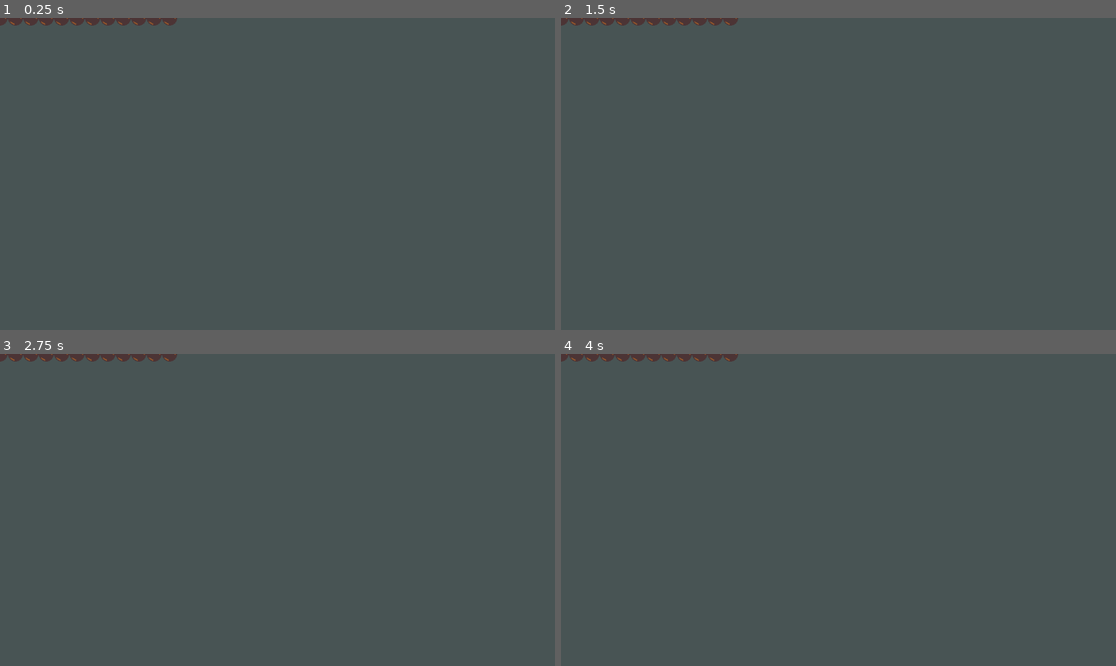
Above: before the commit, frames 1-4 (two rows, left to right).
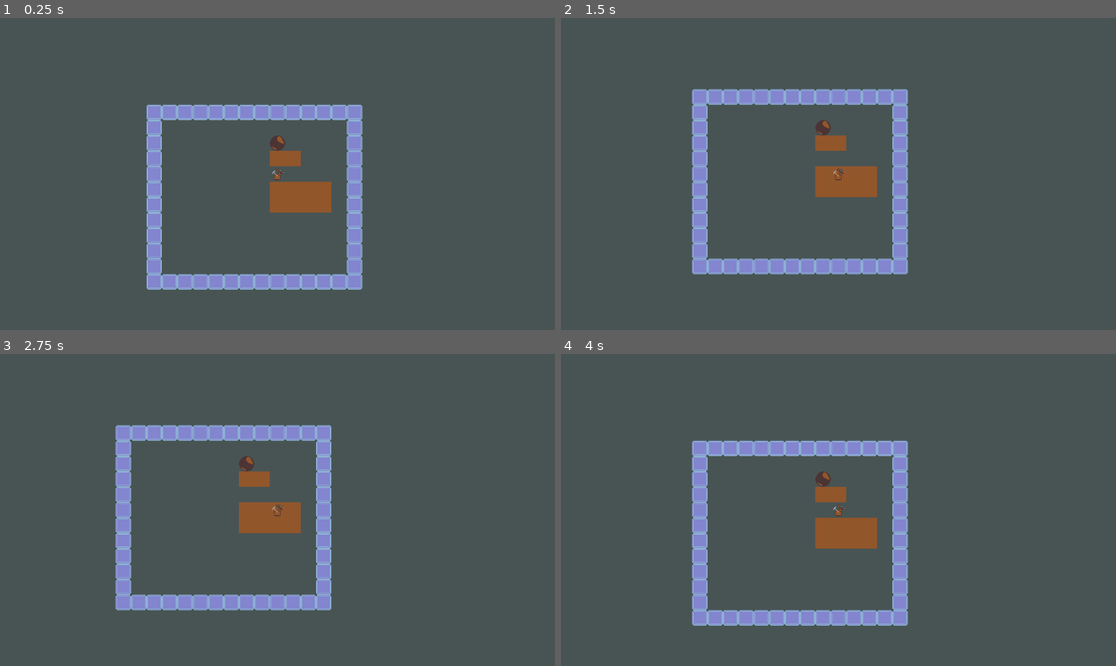
Above: after the commit, the same moments.

Repository: Zoey31/NGJ2024
Game: Godot game, scene res://scenes/test_scene.tscn
Same seed, same stepped clock (60 frames per second), same inputs: the game is played once before the commit and once after it. This scene is started directly instead of the project's main scene.
Inputs:
- Up to frame 1 (0.25 s): no input
- Up to frame 2 (1.5 s): tap Enter at 0.5 s; hold D (right) 0.53-1.28 s; tap Space at 1.25 s; hold S (down) from 1.28 s (still down)
- Up to frame 3 (2.75 s): tap Enter at 2 s; release S (down) at 2.03 s; hold D (right) from 2.03 s (still down)
- Up to frame 4 (4 s): tap Space at 2.75 s; release D (right) at 2.78 s; hold W (up) 2.78-3.53 s; tap Enter at 3.5 s; hold A (left) from 3.53 s (still down)

The runs differ from the first frame. In frame 1, 8.7% of the frame differs, in the area x 0-66%, y 0-88%; in frame 2, 8.7%, in the area x 0-63%, y 0-83%; in frame 3, 8.7%; in frame 4, 8.7%.

Commit message:
Fix scenes

Diff:
--- a/scenes/test_scene.tscn
+++ b/scenes/test_scene.tscn
@@ -1,8 +1,9 @@
-[gd_scene load_steps=4 format=3 uid="uid://dvw57iic5unhl"]
+[gd_scene load_steps=5 format=3 uid="uid://dvw57iic5unhl"]
 
-[ext_resource type="PackedScene" uid="uid://biho0sqnsx1b2" path="res://gameObjects/block.tscn" id="1_nnjn0"]
-[ext_resource type="PackedScene" uid="uid://biho0sqnsx1b2" path="res://gameObjects/rock.tscn" id="2_0juuf"]
-[ext_resource type="PackedScene" uid="uid://biho0sqnsx1b2" path="res://gameObjects/hardBlock.tscn" id="3_a2a6l"]
+[ext_resource type="PackedScene" uid="uid://biho0sqnsx1b3" path="res://gameObjects/block.tscn" id="1_nnjn0"]
+[ext_resource type="PackedScene" uid="uid://biho0sqnsx1b6" path="res://gameObjects/rock.tscn" id="2_0juuf"]
+[ext_resource type="PackedScene" uid="uid://biho0sqnsx1b4" path="res://gameObjects/hardBlock.tscn" id="3_a2a6l"]
+[ext_resource type="PackedScene" uid="uid://d01pinphi0h0q" path="res://gameObjects/player.tscn" id="4_yhccb"]
 
 [node name="Node2D" type="Node2D"]
 position = Vector2(192, -160)
@@ -186,3 +187,6 @@
 
 [node name="HardBlock48" parent="Border" instance=ExtResource("3_a2a6l")]
 position = Vector2(-224, 160)
+
+[node name="Player" parent="." instance=ExtResource("4_yhccb")]
+position = Vector2(0, -64)
Not shown: 1 places in gameObjects/block.tscn that only renumber resources
Not shown: 1 places in gameObjects/hardBlock.tscn that only renumber resources
Not shown: 1 places in gameObjects/noBlock.tscn that only renumber resources
Not shown: 1 places in gameObjects/rock.tscn that only renumber resources
Not shown: 1 places in scenes/test_tk.tscn that only renumber resources
